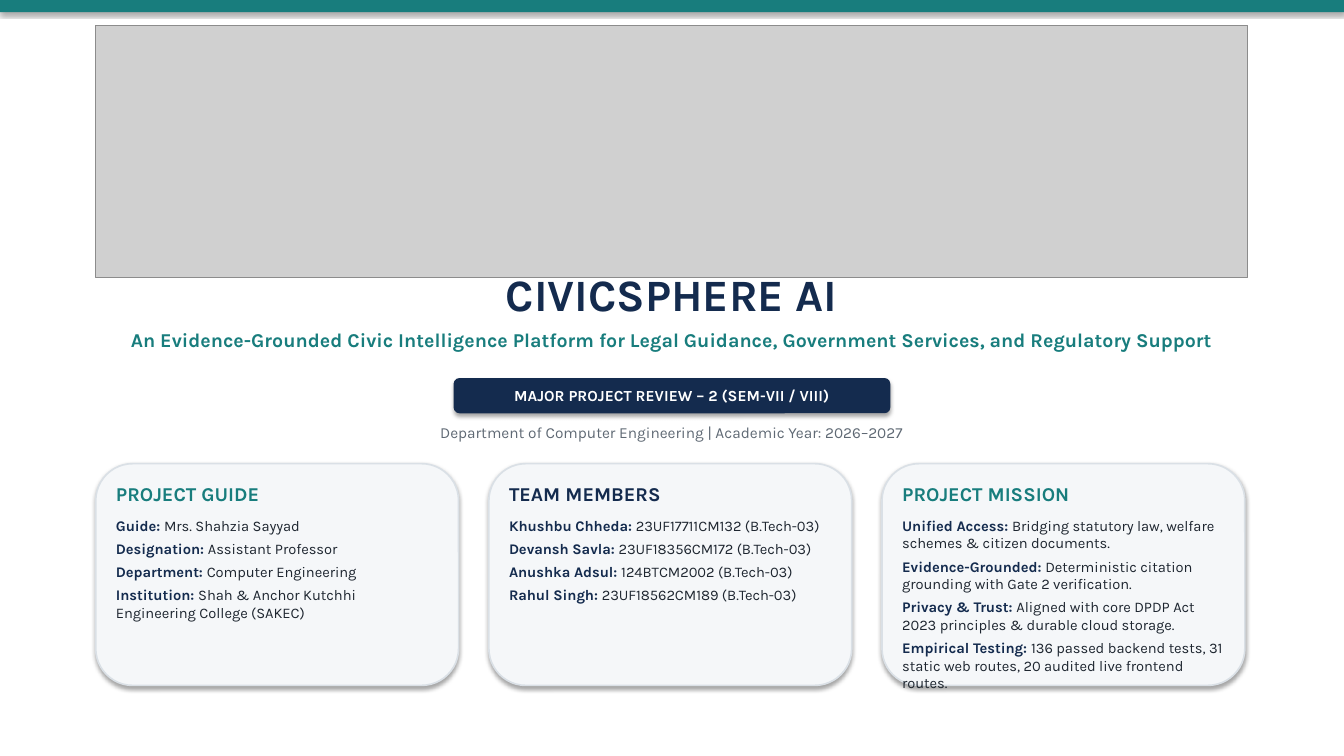
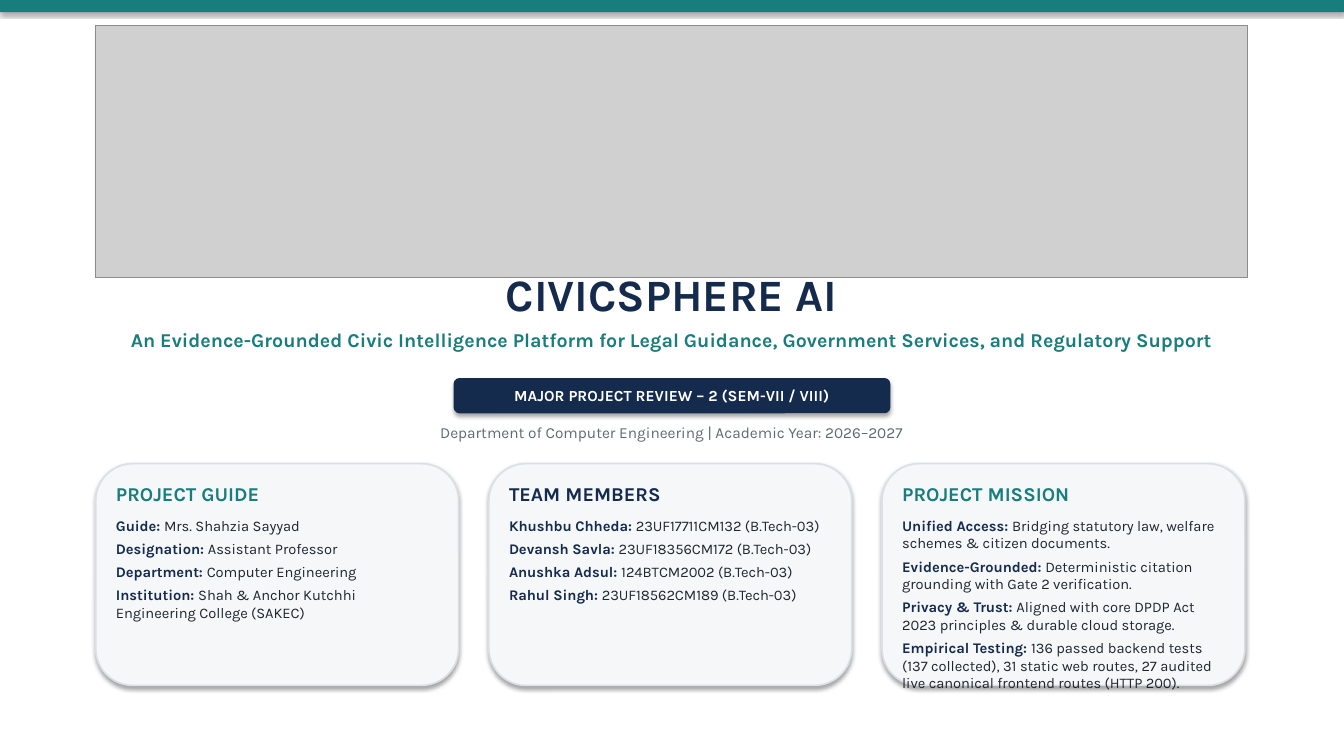
Before and after one commit to DEVANSHSAVLA/Finalyear_MajorProject, a slide deck: slide 1 of docs/review-2-submission/CivicSphere_AI_Review_2_Presentation.pptx. Drawn at 1344x756 pixels with LibreOffice and Linux fonts; fonts in the diff are those of the drawing; grey boxes stand for pictures. Boxes give left, top, right and bottom in pixels: in the first picture for what was removed or moved away, otherwise in the second. Text is boxed around its words. In the diff, an @@ line names an element or a change of style, - is before the commit and + after.

```diff
--- a/docs/review-2-submission/CivicSphere_AI_Review_2_Presentation.pptx
+++ b/docs/review-2-submission/CivicSphere_AI_Review_2_Presentation.pptx
@@ text at [902,642,1212,690]: text changed @@
-Empirical Testing: 136 passed backend tests, 31 static web routes, 20 audited live frontend routes.
+Empirical Testing: 136 passed backend tests (137 collected), 31 static web routes, 27 audited live canonical frontend routes (HTTP 200).
```
Also in this commit, not shown: 7 other slides changed, 15 other files.
